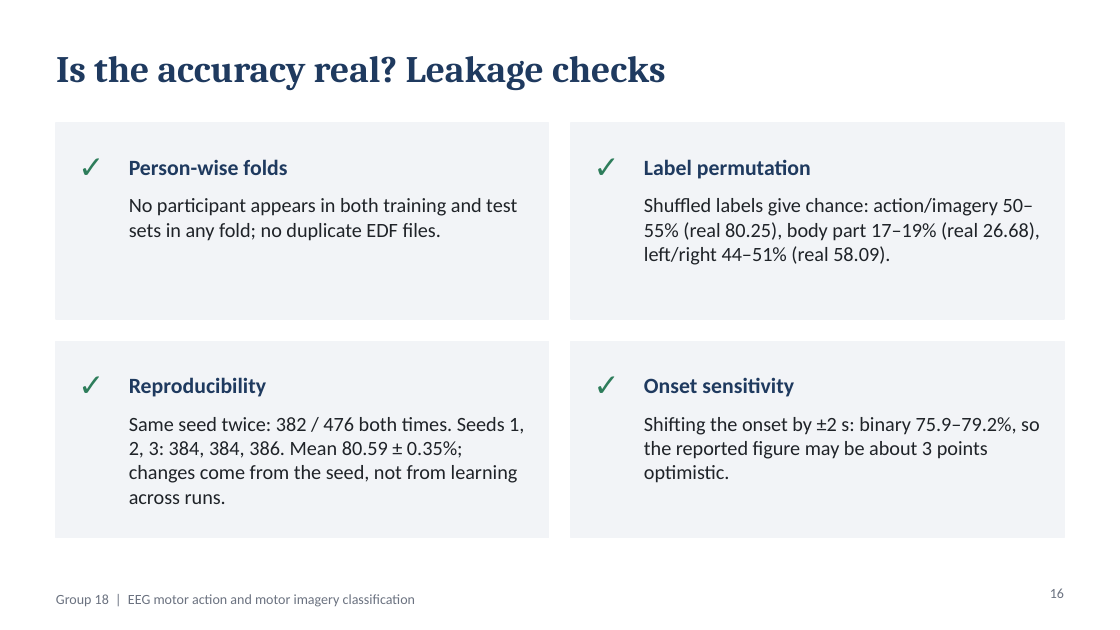
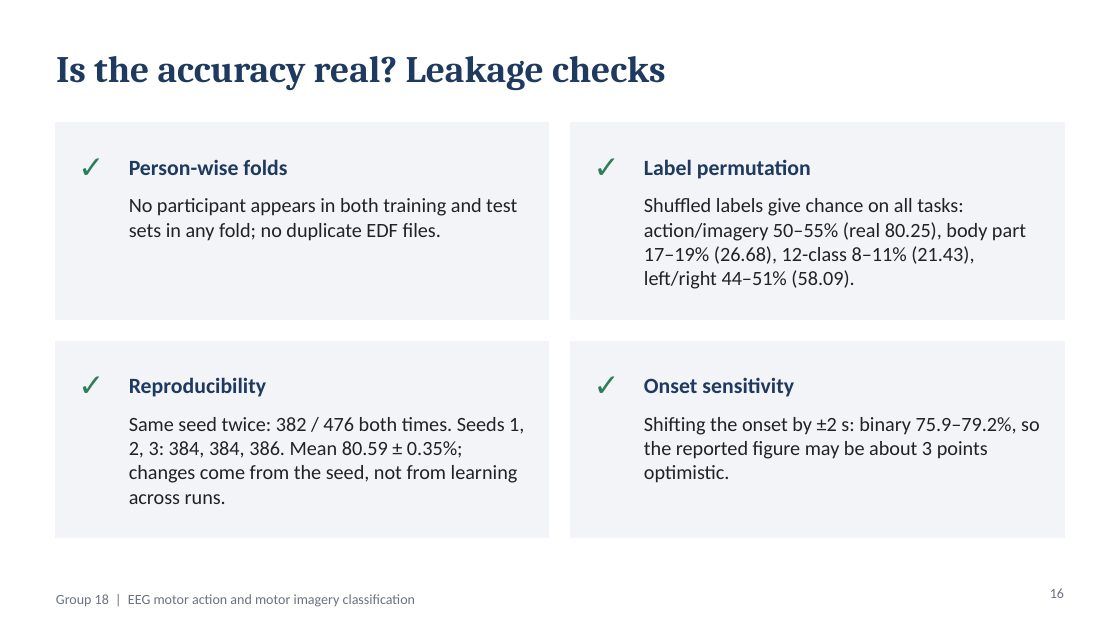
Before and after one commit to tanaydarshan/bci-motor-imagery-grp18, a slide deck: slide 16 of presentation/BCI_Group18_Review.pptx. Drawn at 1120x630 pixels with LibreOffice and Linux fonts; fonts in the diff are those of the drawing. Boxes give left, top, right and bottom in pixels: in the first picture for what was removed or moved away, otherwise in the second. Text is boxed around its words. In the diff, an @@ line names an element or a change of style, - is before the commit and + after.

```diff
--- a/presentation/BCI_Group18_Review.pptx
+++ b/presentation/BCI_Group18_Review.pptx
@@ text at box(644, 198, 1026, 289): text changed @@
-Shuffled labels give chance: action/imagery 50–55% (real 80.25), body part 17–19% (real 26.68), left/right 44–51% (real 58.09).
+Shuffled labels give chance on all tasks: action/imagery 50–55% (real 80.25), body part 17–19% (26.68), 12-class 8–11% (21.43), left/right 44–51% (58.09).
```
Also in this commit, not shown: 1 other slide changed, 2 other files.
